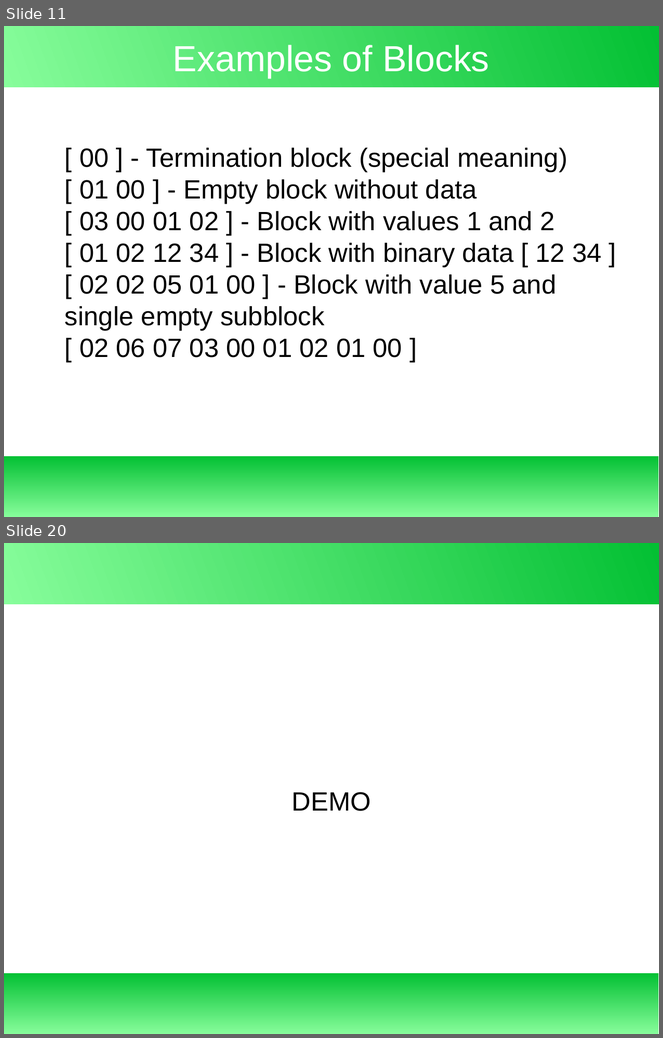
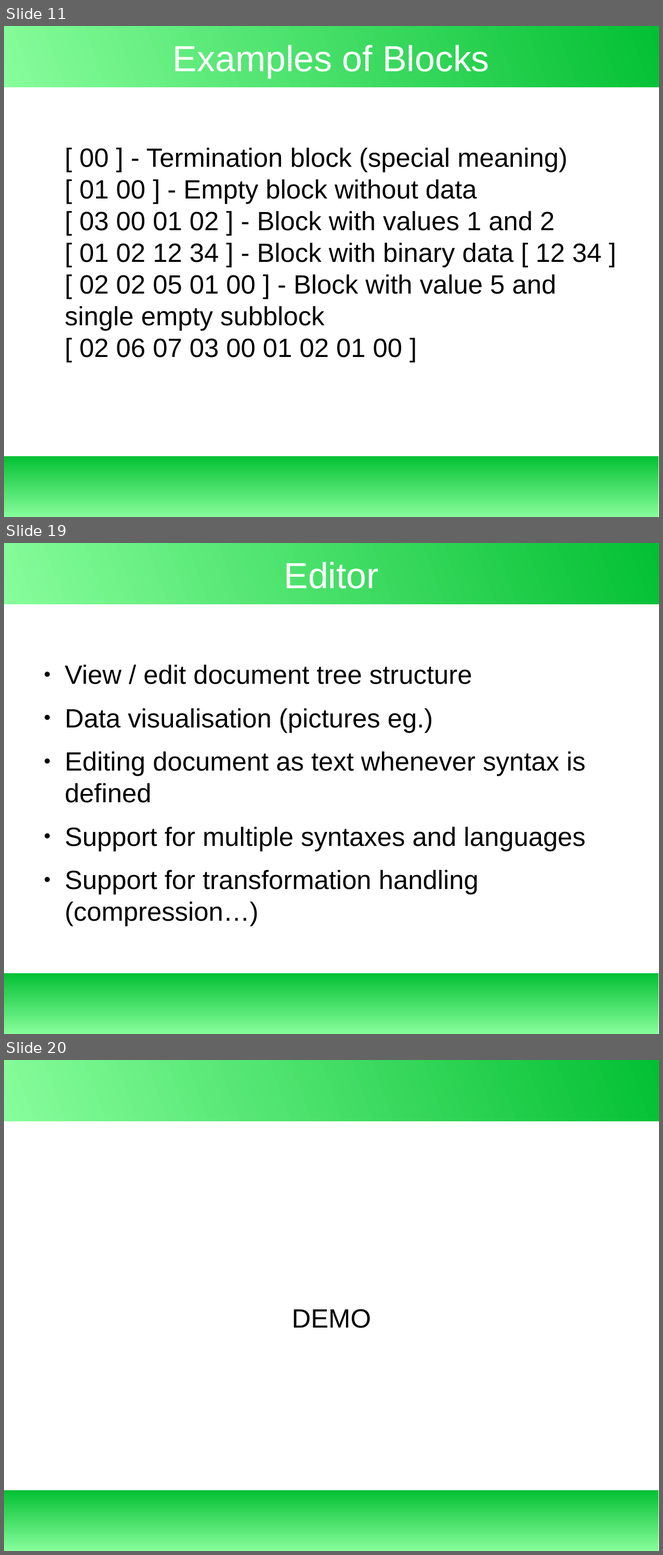
Before and after one commit to exbin/xbup-doc, a slide deck: presentation/binary_concept.odp. Shown one above the other, each under a label of ours: slides 11 and 20 before the commit, slides 11, 19 and 20 after it; the slides between them are not shown. The pictures are 663x1038 and 663x1555 pixels, drawn with LibreOffice and Linux fonts; fonts in the diff are those of the drawing. Boxes give left, top, right and bottom in pixels: in the first picture for what was removed or moved away, otherwise in the second. Text is boxed around its words. In the diff, an @@ line names an element or a change of style, - is before the commit and + after.

```diff
--- a/presentation/binary_concept.odp
+++ b/presentation/binary_concept.odp
@@ slide 19 added at (4, 543, 659, 1034), background #FFFFFF; not listed: 2 template elements that a slide beside it also shows @@
@@ title added at (284, 562, 379, 589), 44 pt, text #FFFFFF @@
+Editor
@@ text added at (65, 665, 586, 927), 32 pt, text #000000 @@
+● View / edit document tree structure
+● Data visualisation (pictures eg.)
+● Editing document as text whenever syntax is defined
+● Support for multiple syntaxes and languages
+● Support for transformation handling (compression…)
```
Also in this commit, not shown: 4 slides changed, 4 other slides added, 5 slides removed.
